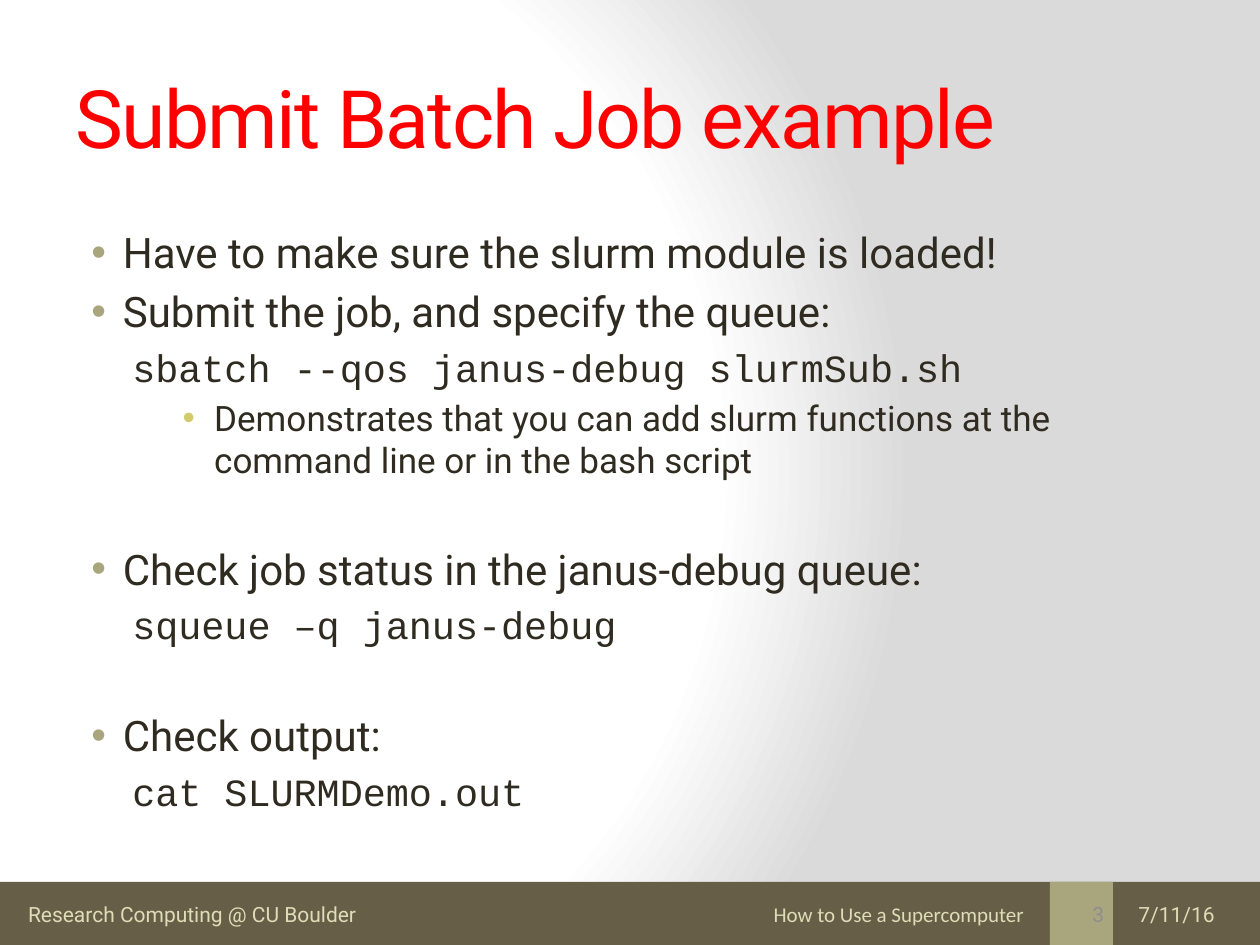
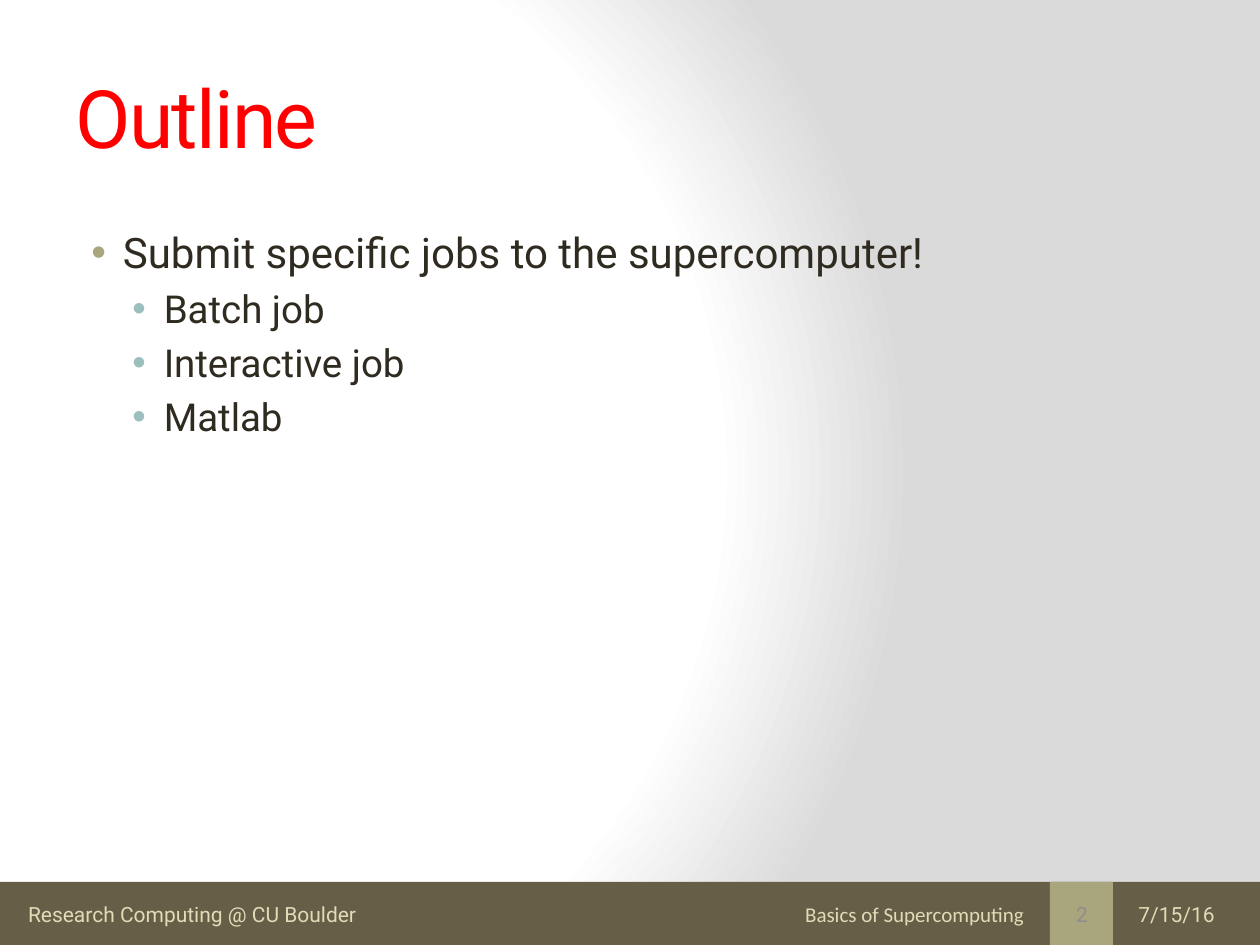
Before and after one commit to kkwinner/Final_Tutorials, a slide deck: slide 2 of Basics_Supercomputing/submitting_jobs_supercomputer.pptx (slide 3 before the commit). Drawn at 1260x945 pixels with LibreOffice and Linux fonts; fonts in the diff are those of the drawing. Boxes give left, top, right and bottom in pixels: in the first picture for what was removed or moved away, otherwise in the second. Text is boxed around its words. In the diff, an @@ line names an element or a change of style, - is before the commit and + after.

Commit message:
Updated talks for 2016 Basics Workshop

```diff
--- a/Basics_Supercomputing/submitting_jobs_supercomputer.pptx
+++ b/Basics_Supercomputing/submitting_jobs_supercomputer.pptx
@@ title at <box>76,87,318,149</box>: text changed @@
-Submit Batch Job example
+Outline
@@ text at <box>123,236,923,432</box>: text changed @@
-• Have to make sure the slurm module is loaded!
-• Submit the job, and specify the queue:
-  sbatch --qos janus-debug slurmSub.sh
-    • Demonstrates that you can add slurm functions at the command line or in the bash script
-• Check job status in the janus-debug queue:
-  squeue –q janus-debug
-• Check output:
-  cat SLURMDemo.out
+• Submit specific jobs to the supercomputer!
+  • Batch job
+  • Interactive job
+  • Matlab
@@ text at <box>805,907,1024,926</box>: text changed @@
-How to Use a Supercomputer
+Basics of Supercomputing
@@ text at <box>1138,907,1214,923</box>: text changed @@
-7/11/16
+7/15/16
```
Also in this commit, not shown: 5 other slides changed, 15 slides added, 2 other files.
